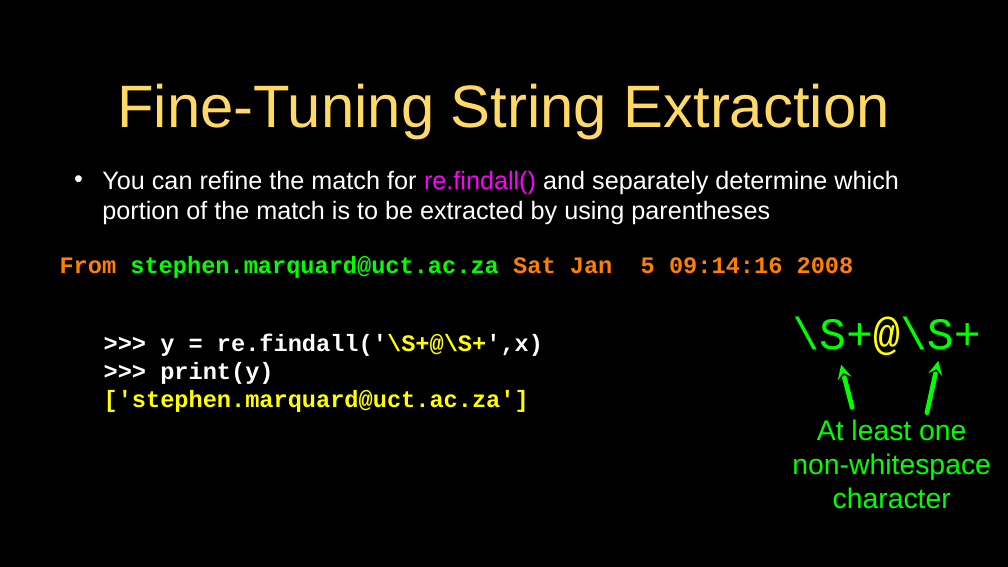
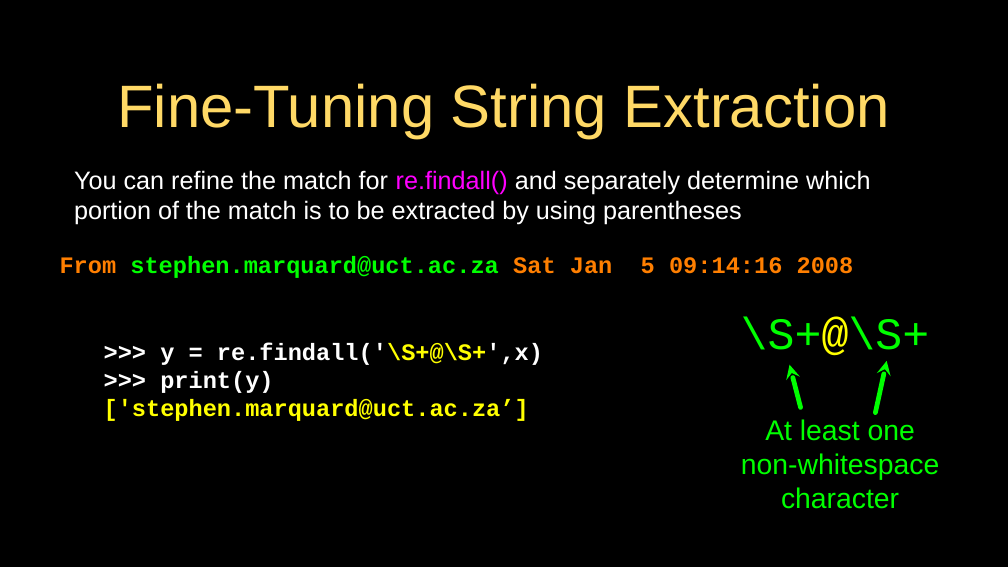
Before and after one commit to csev/py4e, a slide deck: slide 20 of lectures3/Pythonlearn-11-Regex.pptx (slide 19 before the commit). Drawn at 1008x567 pixels with LibreOffice and Linux fonts; fonts in the diff are those of the drawing. Boxes give left, top, right and bottom in pixels: in the first picture for what was removed or moved away, otherwise in the second. Text is boxed around its words. In the diff, an @@ line names an element or a change of style, - is before the commit and + after.

```diff
--- a/lectures3/Pythonlearn-11-Regex.pptx
+++ b/lectures3/Pythonlearn-11-Regex.pptx
@@ text "You can refine the match ..." at [74,170,870,224]: bullet • to none @@
@@ 2 texts, 2 arrows: place and size @@
-2 texts, 2 arrows at [792,317,991,509]
+2 texts, 2 arrows at [741,317,940,509]
@@ text at [104,399,529,421]: text changed @@
-['stephen.marquard@uct.ac.za']
+['stephen.marquard@uct.ac.za’]
```
Also in this commit, not shown: 24 other slides changed, 1 slide added, 3 other files.
